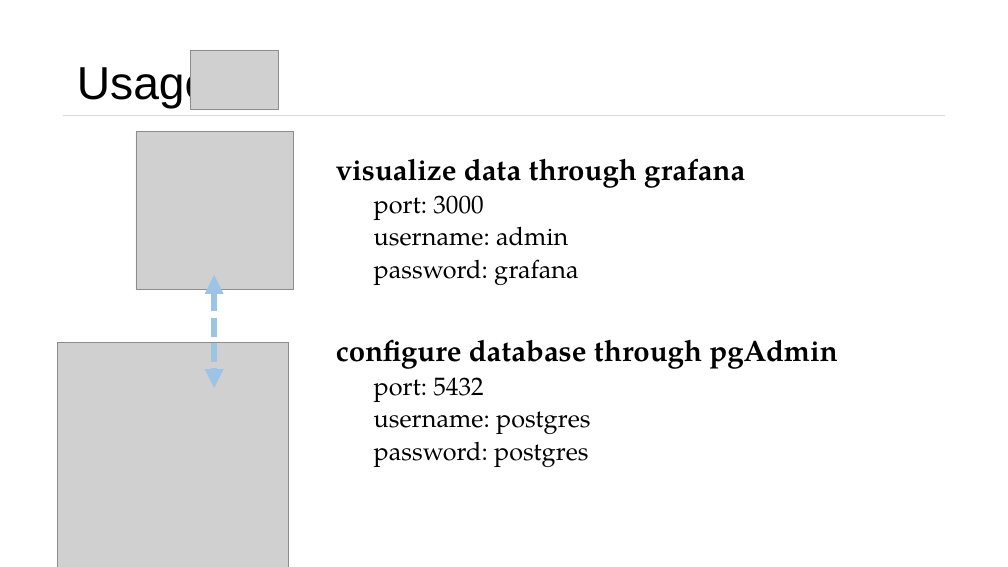
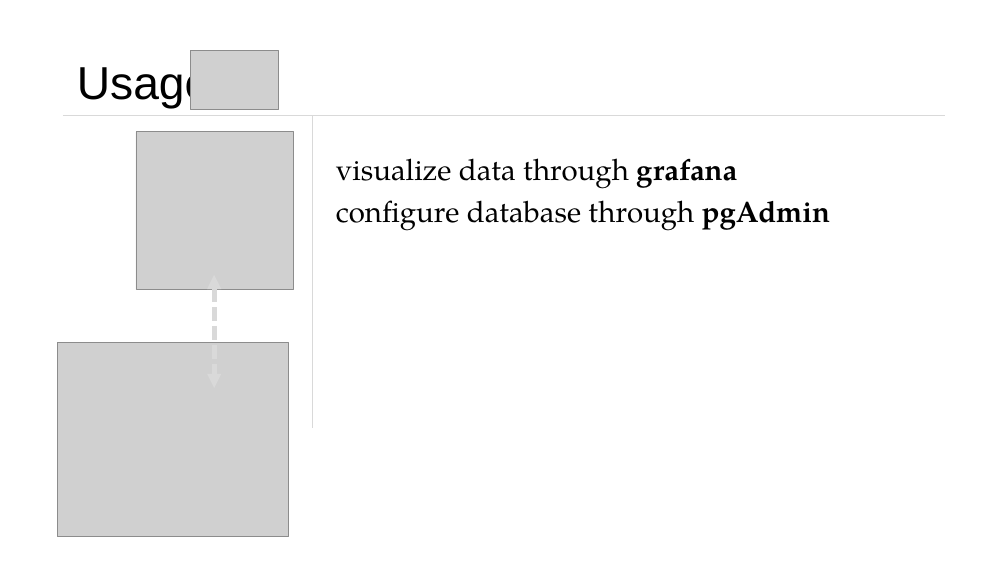
Before and after one commit to Vladnet47/Weather-Station, a slide deck: slide 9 of Presentation.pptx. Drawn at 1008x567 pixels with LibreOffice and Linux fonts; fonts in the diff are those of the drawing; grey boxes stand for pictures. Boxes give left, top, right and bottom in pixels: in the first picture for what was removed or moved away, otherwise in the second. Text is boxed around its words. In the diff, an @@ line names an element or a change of style, - is before the commit and + after.

Commit message:
Added usage to presentation, added winddir offset to controller config

```diff
--- a/Presentation.pptx
+++ b/Presentation.pptx
@@ line added from (313, 116) to (313, 428), #D9D9D9 0.5 pt @@
@@ text "visualize data through grafana" at (x1=336, y1=158, x2=830, y2=231): bold off in "visualize data through", "configure database through" @@
@@ text at (x1=374, y1=195, x2=579, y2=285): paragraphs removed @@
-  port: 3000
-  username: admin
-  password: grafana
@@ double arrow (214, 275) - (214, 388): stroke #9DC3E6 6 pt dashed to #D9D9D9 4.5 pt dashed @@
@@ picture resized from (x1=57, y1=343, x2=289, y2=567) to (x1=57, y1=343, x2=289, y2=537) @@
@@ text at (x1=374, y1=377, x2=591, y2=467): paragraphs removed @@
-  port: 5432
-  username: postgres
-  password: postgres
```
Also in this commit, not shown: 5 other slides changed, 2 slides added, 2 other files.
